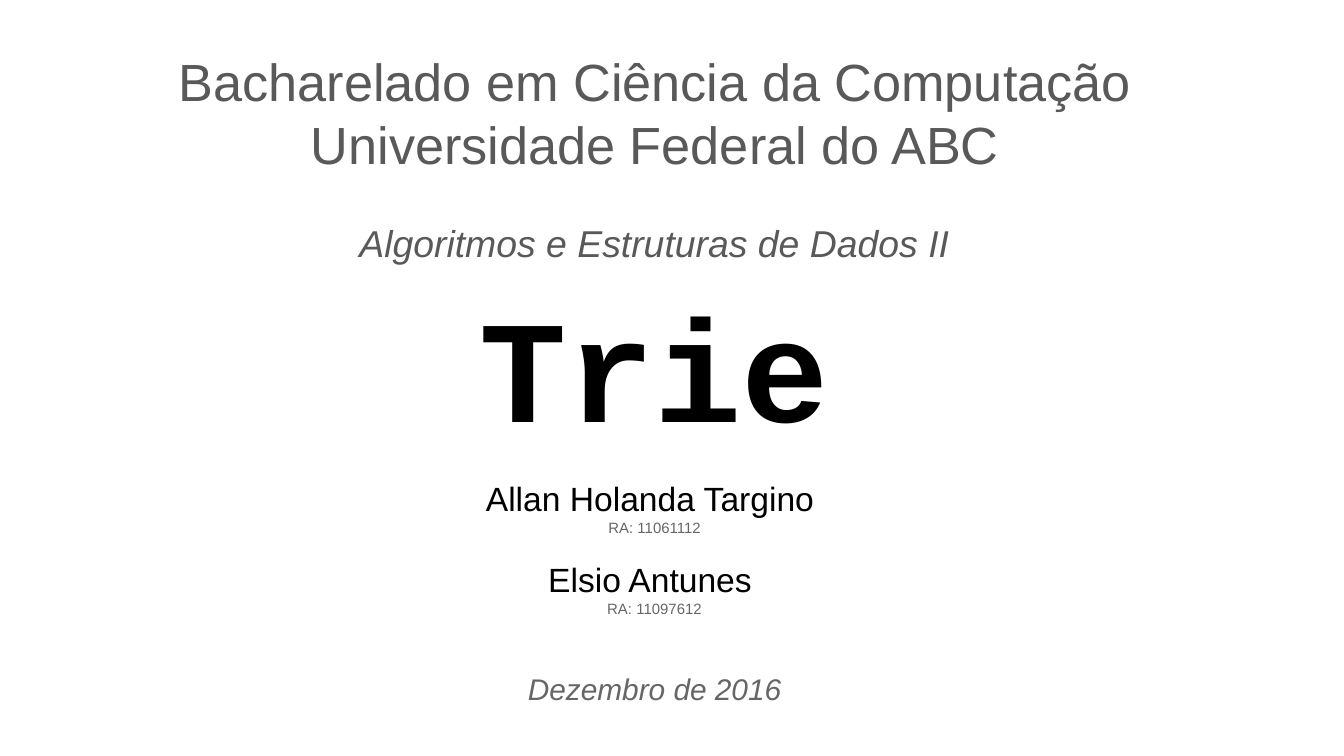
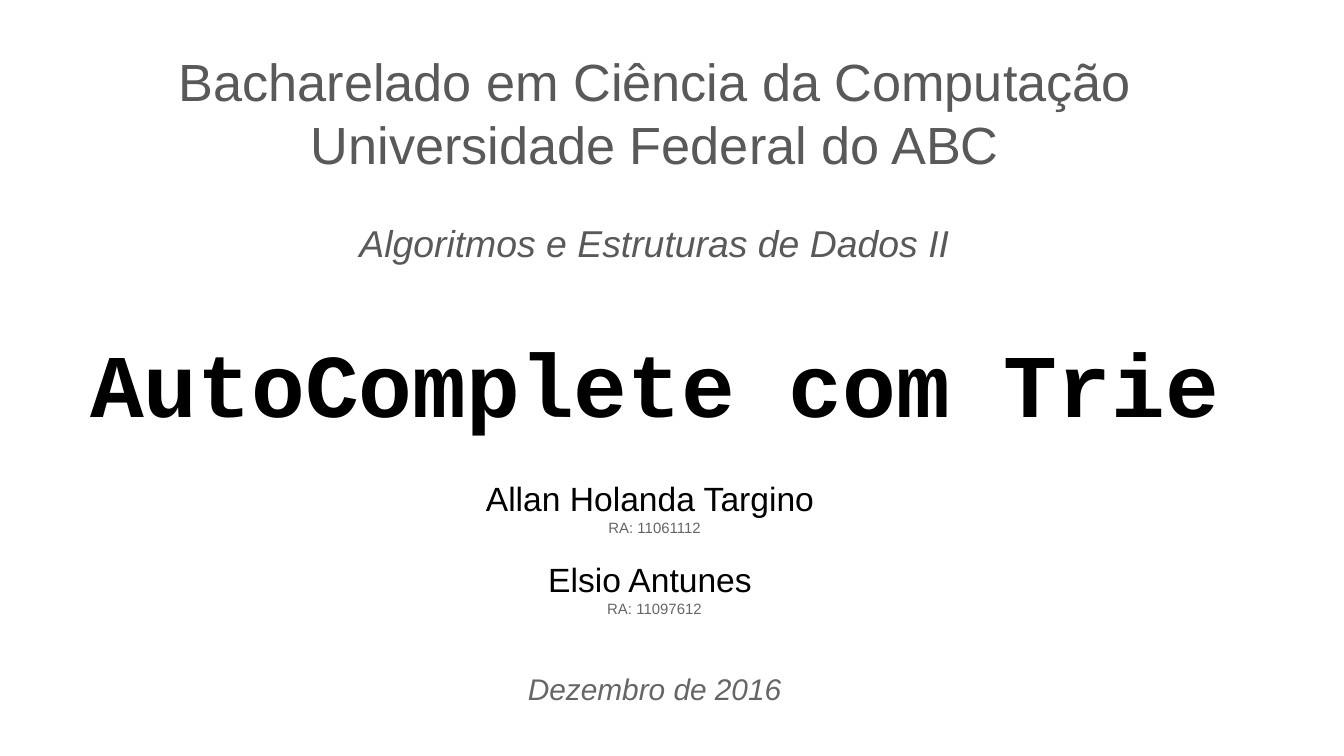
Before and after one commit to elsio/Trie, a slide deck: slide 1 of Trie.pptx. Drawn at 1344x756 pixels with LibreOffice and Linux fonts; fonts in the diff are those of the drawing. Boxes give left, top, right and bottom in pixels: in the first picture for what was removed or moved away, otherwise in the second. Text is boxed around its words. In the diff, an @@ line names an element or a change of style, - is before the commit and + after.

```diff
--- a/Trie.pptx
+++ b/Trie.pptx
@@ title at (x1=90, y1=353, x2=1219, y2=436): text changed; size 78 to 48 pt @@
-Trie
+AutoComplete com Trie
```
Also in this commit, not shown: 1 other slide changed, 5 slides added, 5 slides removed, 2 other files.
